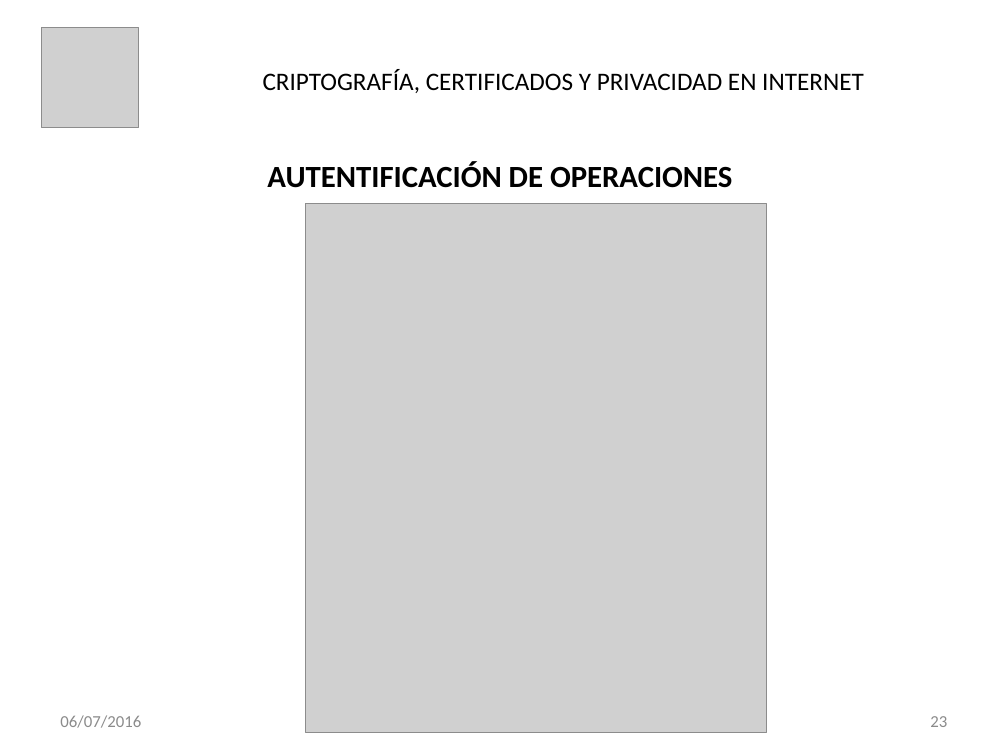
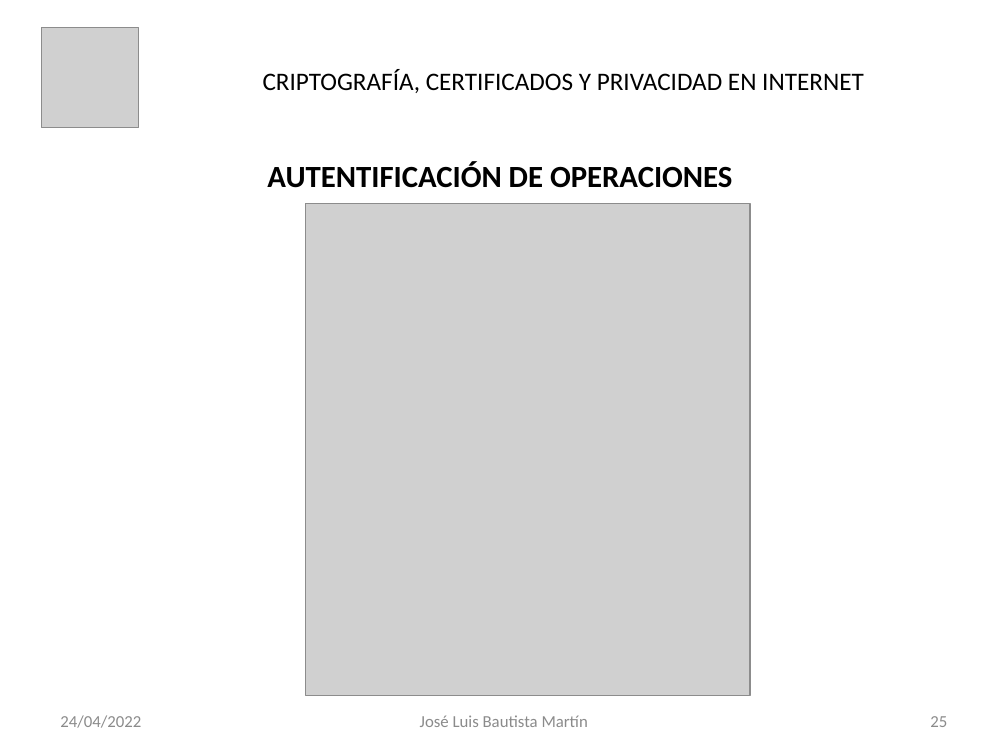
Before and after one commit to jbautistamartin/CapacitacionCriptografiaCertificadosPrivacidad, a slide deck: slide 25 of Documentos/Certicados Digitales.pptx (slide 23 before the commit). Drawn at 1008x756 pixels with LibreOffice and Linux fonts; fonts in the diff are those of the drawing; grey boxes stand for pictures. Boxes give left, top, right and bottom in pixels: in the first picture for what was removed or moved away, otherwise in the second. Text is boxed around its words. In the diff, an @@ line names an element or a change of style, - is before the commit and + after.

```diff
--- a/Documentos/Certicados Digitales.pptx
+++ b/Documentos/Certicados Digitales.pptx
@@ picture: place and size @@
-picture at [305,204,766,733]
+picture at [305,204,750,696]
@@ text at [60,715,141,728]: text changed @@
-06/07/2016
+24/04/2022
@@ page number at [930,716,947,727]: text changed @@
-23
+25
```
Also in this commit, not shown: 30 other slides changed, 2 slides added, 2 other files.
